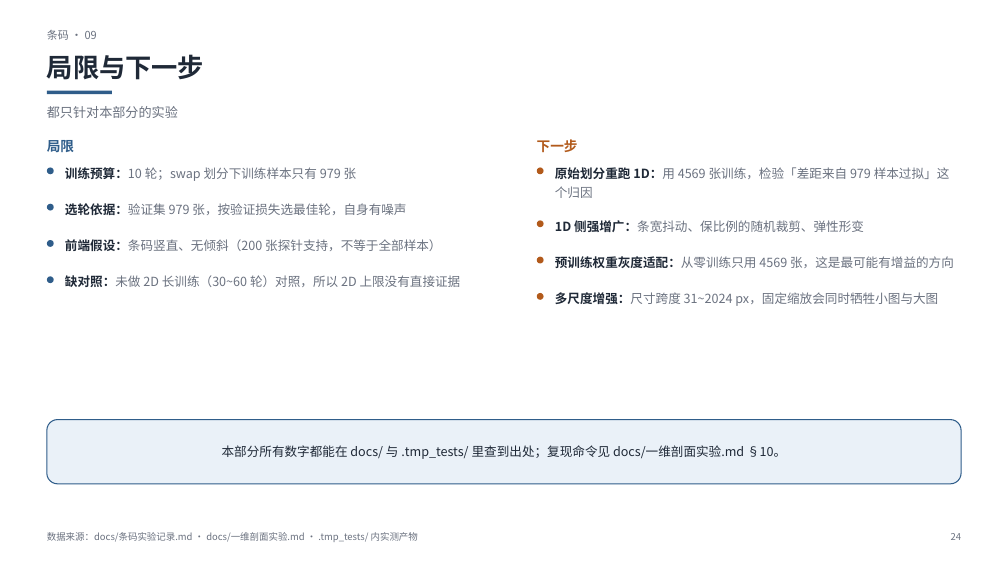
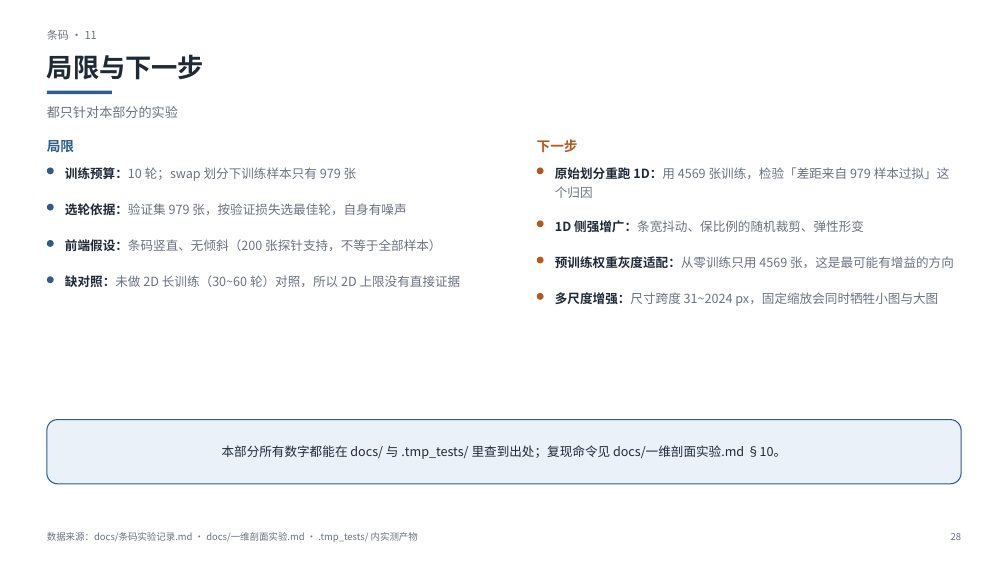
Before and after one commit to adddd392/study0, a slide deck: slide 28 of slides/第三周汇报.pptx (slide 24 before the commit). Drawn at 1008x567 pixels with LibreOffice and Linux fonts; fonts in the diff are those of the drawing. Boxes give left, top, right and bottom in pixels: in the first picture for what was removed or moved away, otherwise in the second. Text is boxed around its words. In the diff, an @@ line names an element or a change of style, - is before the commit and + after.

```diff
--- a/slides/第三周汇报.pptx
+++ b/slides/第三周汇报.pptx
@@ text at <box>47,30,97,40</box>: text changed @@
-条码 · 09
+条码 · 11
```
Also in this commit, not shown: 13 other slides changed, 4 slides added, 1 other file.
